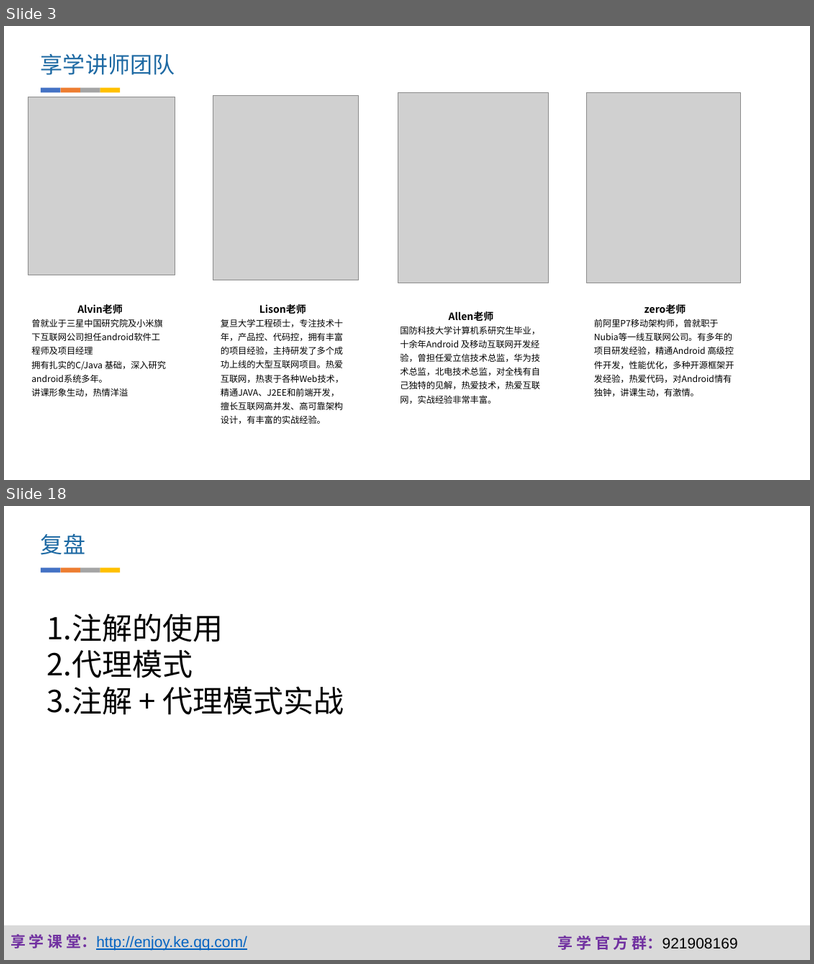
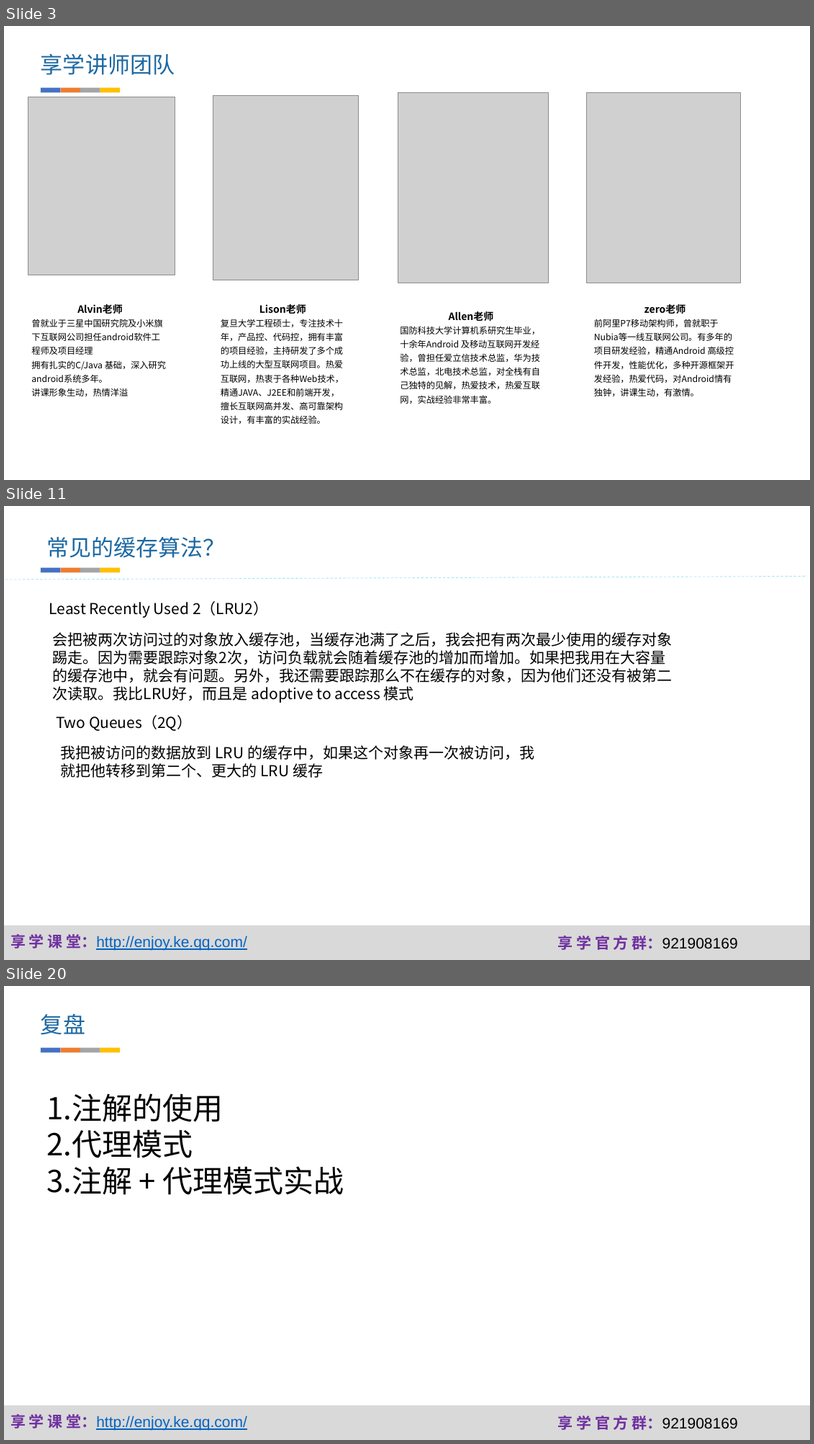
Before and after one commit to fanzhangvip/xiangxue, a slide deck: pre/缓存.pptx. Shown one above the other, each under a label of ours: slides 3 and 18 before the commit, slides 3, 11 and 20 after it; the slides between them are not shown. The pictures are 814x964 and 814x1444 pixels, drawn with LibreOffice and Linux fonts; fonts in the diff are those of the drawing; grey boxes stand for pictures; background and template pictures are left out. Boxes give left, top, right and bottom in pixels: in the first picture for what was removed or moved away, otherwise in the second. Text is boxed around its words. In the diff, an @@ line names an element or a change of style, - is before the commit and + after.

Commit message:
缓存

```diff
--- a/pre/缓存.pptx
+++ b/pre/缓存.pptx
@@ slide 11 added at bbox=[4, 506, 810, 960], background #FFFFFF; not listed: 3 template elements that a slide beside it also shows @@
@@ text added at bbox=[46, 537, 225, 558], 26.6 pt, text #1D69A3 @@
+常见的缓存算法？
@@ group added at bbox=[41, 568, 120, 572]: 4 rectangles @@
@@ line added from (4, 580) to (808, 576), #00B0F0 0.75 pt dashed @@
@@ text added at bbox=[49, 601, 268, 618], 18 pt, text #000000 @@
+Least Recently Used 2（LRU2）
@@ text added at bbox=[53, 632, 673, 703], 18 pt, text #000000 @@
+会把被两次访问过的对象放入缓存池，当缓存池满了之后，我会把有两次最少使用的缓存对象踢走。因为需要跟踪对象2次，访问负载就会随着缓存池的增加而增加。如果把我用在大容量的缓存池中，就会有问题。另外，我还需要跟踪那么不在缓存的对象，因为他们还没有被第二次读取。我比LRU好，而且是 adoptive to access 模式
@@ text added at bbox=[56, 715, 192, 731], 18 pt, text #000000 @@
+Two Queues（2Q）
@@ text added at bbox=[61, 745, 535, 777], 18 pt, text #000000 @@
+我把被访问的数据放到 LRU 的缓存中，如果这个对象再一次被访问，我就把他转移到第二个、更大的 LRU 缓存
@@ what was slide 18 is now slide 20 @@
```
Also in this commit, not shown: 4 slides changed, 18 other slides added, 11 slides removed, 6 other files.
